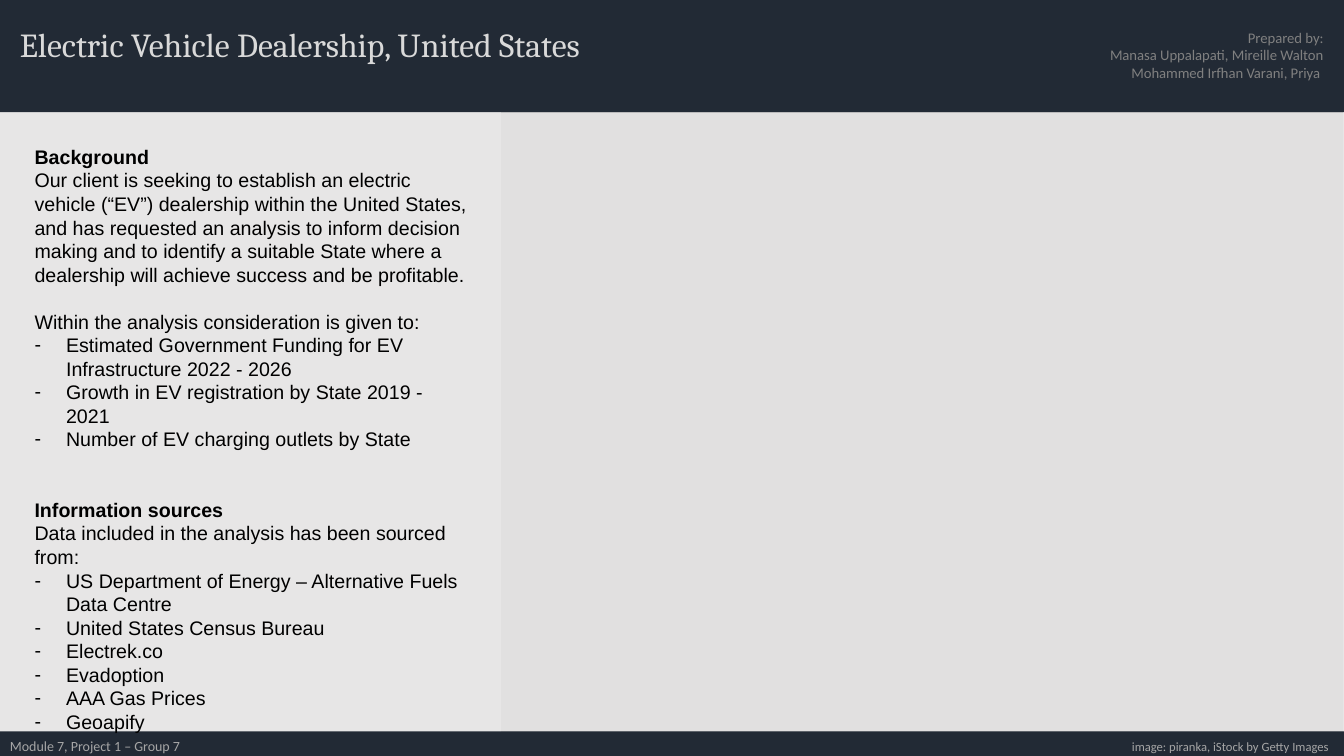
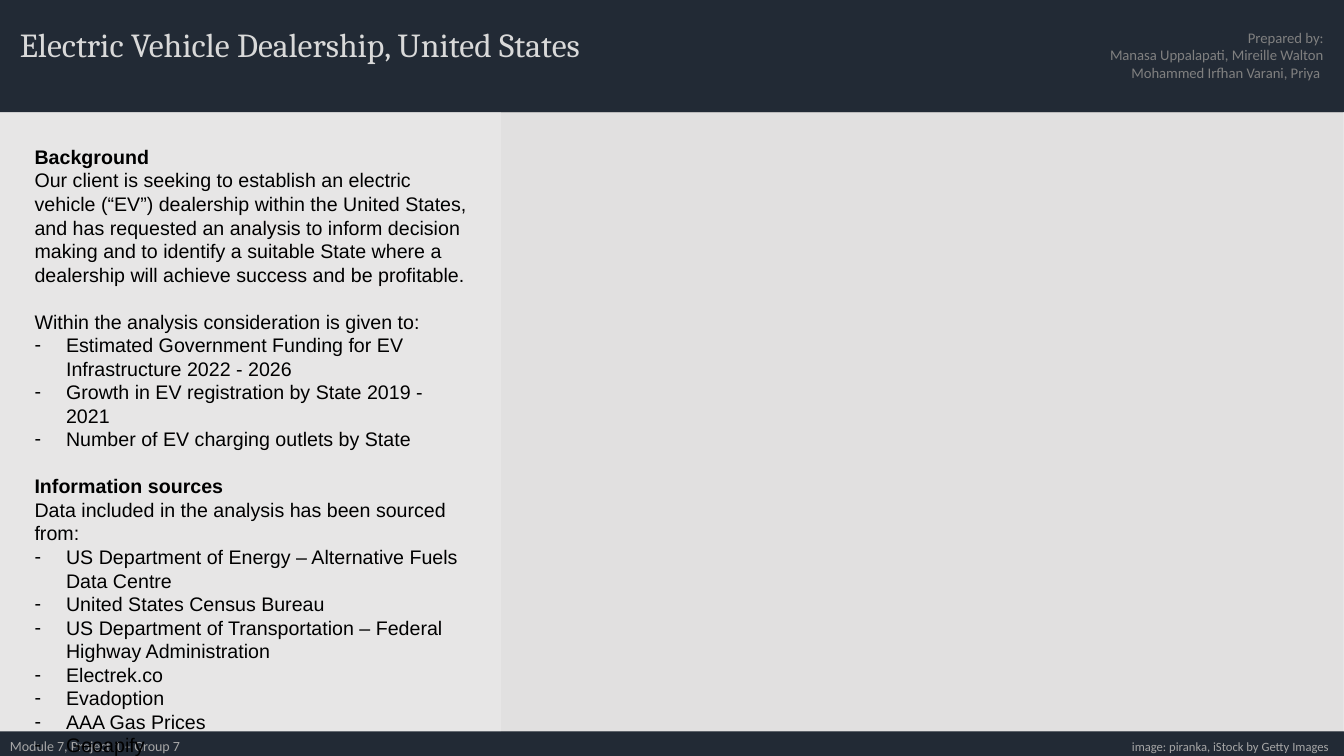
Before and after one commit to Manasa4040/project, a slide deck: slide 1 of Module 7 - Project 1 - Group 7 Presentation.pptx. Drawn at 1344x756 pixels with LibreOffice and Linux fonts; fonts in the diff are those of the drawing; grey boxes stand for pictures. Boxes give left, top, right and bottom in pixels: in the first picture for what was removed or moved away, otherwise in the second. Text is boxed around its words. In the diff, an @@ line names an element or a change of style, - is before the commit and + after.

```diff
--- a/Module 7 - Project 1 - Group 7 Presentation.pptx
+++ b/Module 7 - Project 1 - Group 7 Presentation.pptx
@@ text at (x1=66, y1=620, x2=443, y2=662): paragraph added @@
+– US Department of Transportation – Federal Highway Administration
```
Also in this commit, not shown: 4 other slides changed, 1 other file.
